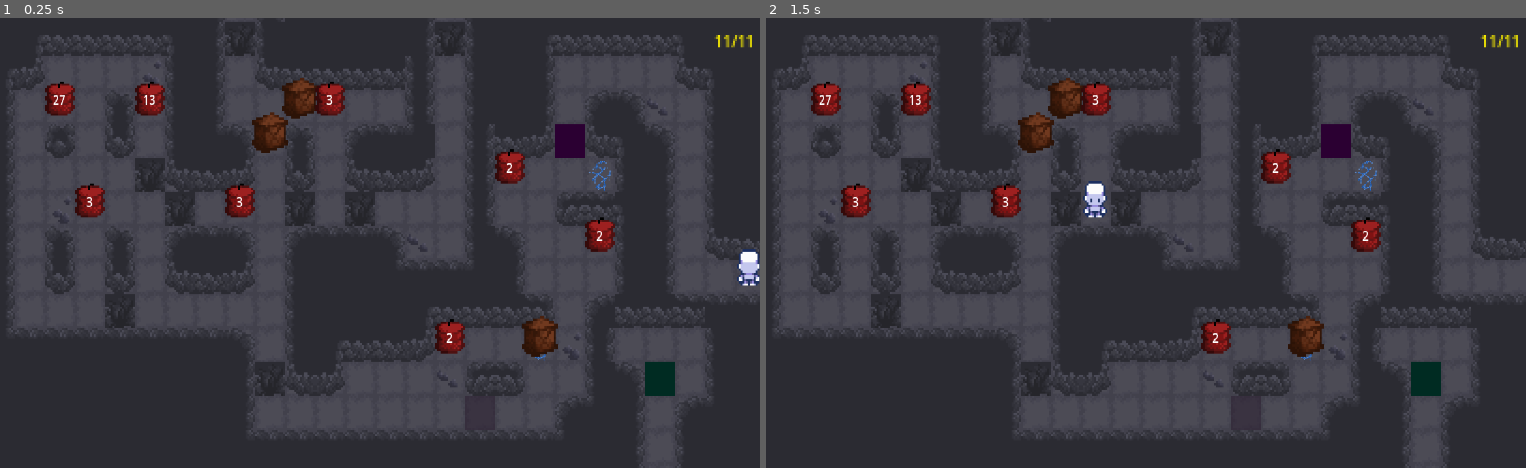
Above: before the commit, frames 1-2 (left to right).
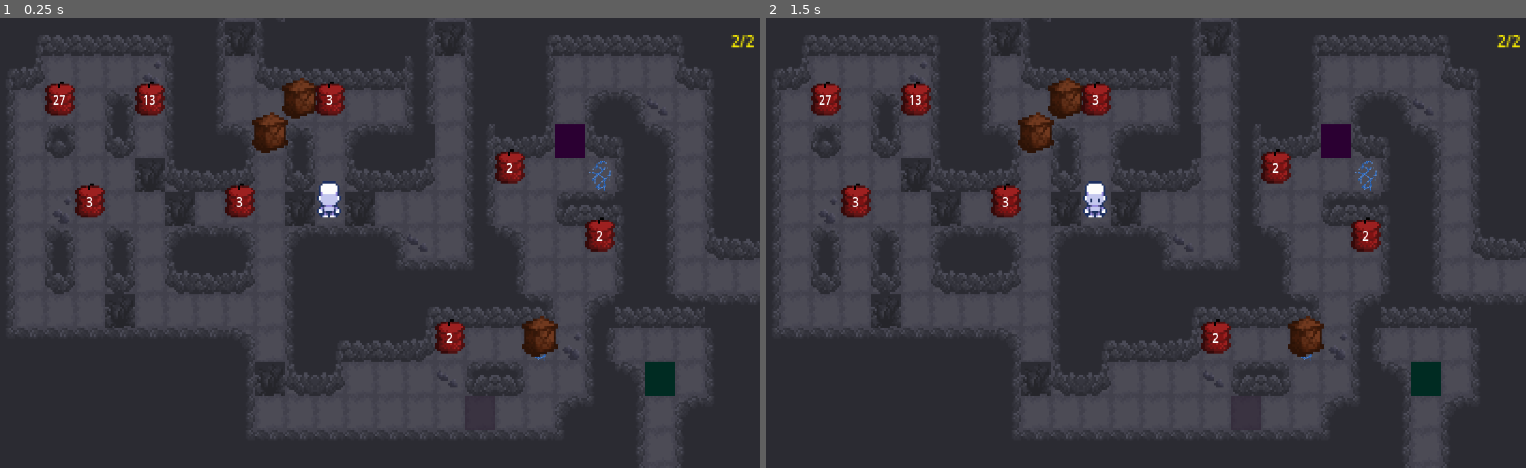
Above: after the commit, the same moments.

Repository: Talisman-J/ExplodingBoxPuzzleGame
Game: Godot game, scene res://scenes/game.tscn
Two runs of this game, one before a commit and one after it. Both use one fixed random seed, a clock stepped at 60 frames per second and the inputs below.
Inputs:
- Up to frame 1 (0.25 s): no input
- Up to frame 2 (1.5 s): tap Enter at 0.5 s; hold D (right) 0.53-1.28 s; hold U (RunCustomSolution) 0.53-1.28 s; tap R (ResetLevel) at 1.25 s; hold S (down) from 1.28 s (still down); tap Z (undo) at 1.35 s

The runs differ from the first frame. In frame 1, 0.5% of the frame differs, in the area x 41-100%, y 3-60%; in frame 2, less than 0.1%.

Commit message:
Made the goal objects reference camera label text in reference to being contained within a level organization node. I definitely should change it to be in reference to the root if possible.

Diff:
--- a/scenes/game.tscn
+++ b/scenes/game.tscn
@@ -232,7 +232,6 @@
 vertical_alignment = 1
 
 [node name="Player" parent="." instance=ExtResource("2_lnu2h")]
-position = Vector2(224, 32)
 
 [node name="TileMapLayerWalls" type="TileMapLayer" parent="."]
 show_behind_parent = true
@@ -377,6 +376,11 @@
 [node name="ExitExplodeWall2" parent="AllLevels/Level1/Level1ExitWallExplode" instance=ExtResource("10_kvpfn")]
 position = Vector2(-48, -80)
 
+[node name="Level1Goal" type="Node" parent="AllLevels/Level1"]
+
+[node name="Goal" parent="AllLevels/Level1/Level1Goal" instance=ExtResource("12_dinhu")]
+position = Vector2(176, 80)
+
 [node name="Level2" type="Node" parent="AllLevels"]
 
 [node name="Level2DoorPlate" type="Node" parent="AllLevels/Level2"]
@@ -396,6 +400,11 @@
 
 [node name="Level2ExitWallExplode" type="Node" parent="AllLevels/Level2"]
 
+[node name="Level2Goal" type="Node" parent="AllLevels/Level2"]
+
+[node name="Goal2" parent="AllLevels/Level2/Level2Goal" instance=ExtResource("12_dinhu")]
+position = Vector2(64, -128)
+
 [node name="Level3" type="Node" parent="AllLevels"]
 
 [node name="Level3DoorPlate" type="Node" parent="AllLevels/Level3"]
@@ -512,39 +521,6 @@
 [node name="Level3WallExplode" type="Node" parent="AllLevels/Level10"]
 
 [node name="Level3ExitWallExplode" type="Node" parent="AllLevels/Level10"]
-
-[node name="Goal" parent="." instance=ExtResource("12_dinhu")]
-position = Vector2(176, 80)
-
-[node name="Goal2" parent="." instance=ExtResource("12_dinhu")]
-position = Vector2(304, -16)
-
-[node name="Goal3" parent="." instance=ExtResource("12_dinhu")]
-position = Vector2(320, -16)
-
-[node name="Goal4" parent="." instance=ExtResource("12_dinhu")]
-position = Vector2(304, 0)
-
-[node name="Goal5" parent="." instance=ExtResource("12_dinhu")]
-position = Vector2(320, 0)
-
-[node name="Goal6" parent="." instance=ExtResource("12_dinhu")]
-position = Vector2(336, -16)
-
-[node name="Goal7" parent="." instance=ExtResource("12_dinhu")]
-position = Vector2(336, 0)
-
-[node name="Goal8" parent="." instance=ExtResource("12_dinhu")]
-position = Vector2(352, -16)
-
-[node name="Goal9" parent="." instance=ExtResource("12_dinhu")]
-position = Vector2(352, 0)
-
-[node name="Goal10" parent="." instance=ExtResource("12_dinhu")]
-position = Vector2(368, -16)
-
-[node name="Goal11" parent="." instance=ExtResource("12_dinhu")]
-position = Vector2(368, 0)
 
 [node name="DoorAndPlate" parent="." instance=ExtResource("10_vtaks")]
 position = Vector2(464, 80)
--- a/scripts/goal.gd
+++ b/scripts/goal.gd
@@ -9,7 +9,7 @@
 
 func _ready() -> void:
 	finalTotalCount = totalCount
-	$"../Camera2D/RichTextLabel".text = str(totalCount) + "/" + str(finalTotalCount)
+	$"../../../../Camera2D/RichTextLabel".text = str(totalCount) + "/" + str(finalTotalCount)
 
 
 
@@ -18,4 +18,4 @@
 		totalCount -= 1
 		$GoalArea/GoalColl.set_deferred("disabled", true)
 		$GoalArea.visible = false
-		$"../Camera2D/RichTextLabel".text = str(totalCount) + "/" + str(finalTotalCount)
+		$"../../../../Camera2D/RichTextLabel".text = str(totalCount) + "/" + str(finalTotalCount)
